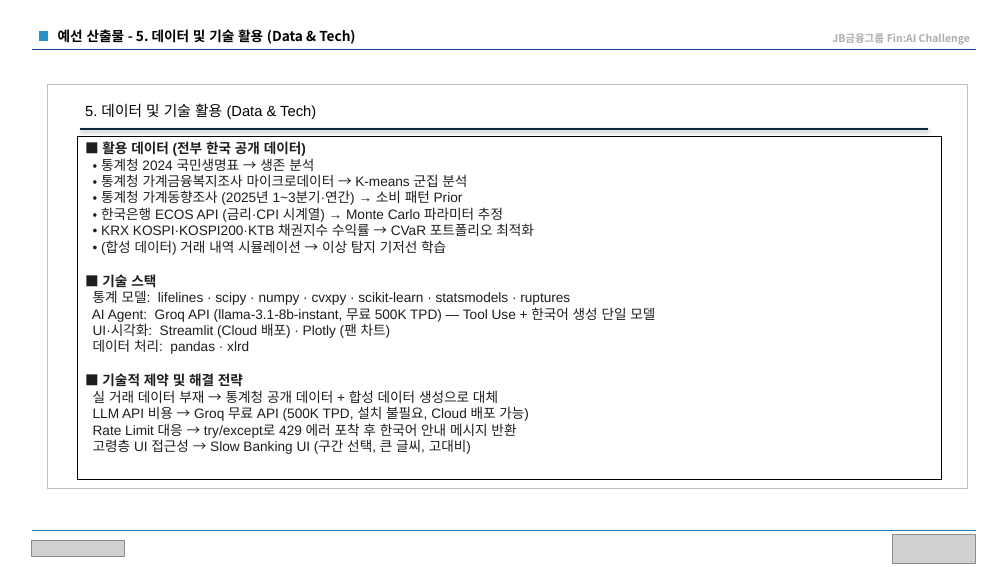
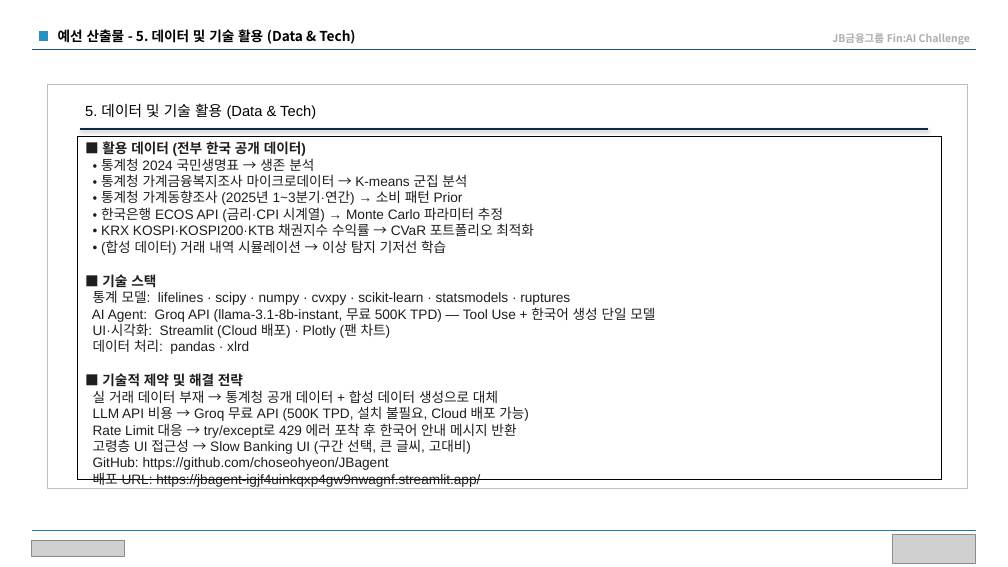
Before and after one commit to choseohyeon/JBagent, a slide deck: slide 6 of submit/[RF팀] 평생 자산관리 AI Agent MVP제안서.pptx. Drawn at 1008x567 pixels with LibreOffice and Linux fonts; fonts in the diff are those of the drawing; grey boxes stand for pictures. Boxes give left, top, right and bottom in pixels: in the first picture for what was removed or moved away, otherwise in the second. Text is boxed around its words. In the diff, an @@ line names an element or a change of style, - is before the commit and + after.

Commit message:
제출 파일 최종 업데이트: 작성일, GitHub URL, Streamlit 배포 URL 반영

```diff
--- a/submit/[RF팀] 평생 자산관리 AI Agent MVP제안서.pptx
+++ b/submit/[RF팀] 평생 자산관리 AI Agent MVP제안서.pptx
@@ text in rectangle at [93,457,480,487]: paragraphs added @@
+GitHub: https://github.com/choseohyeon/JBagent
+배포 URL: https://jbagent-igjf4uinkqxp4gw9nwagnf.streamlit.app/
```
Also in this commit, not shown: 1 other file.
